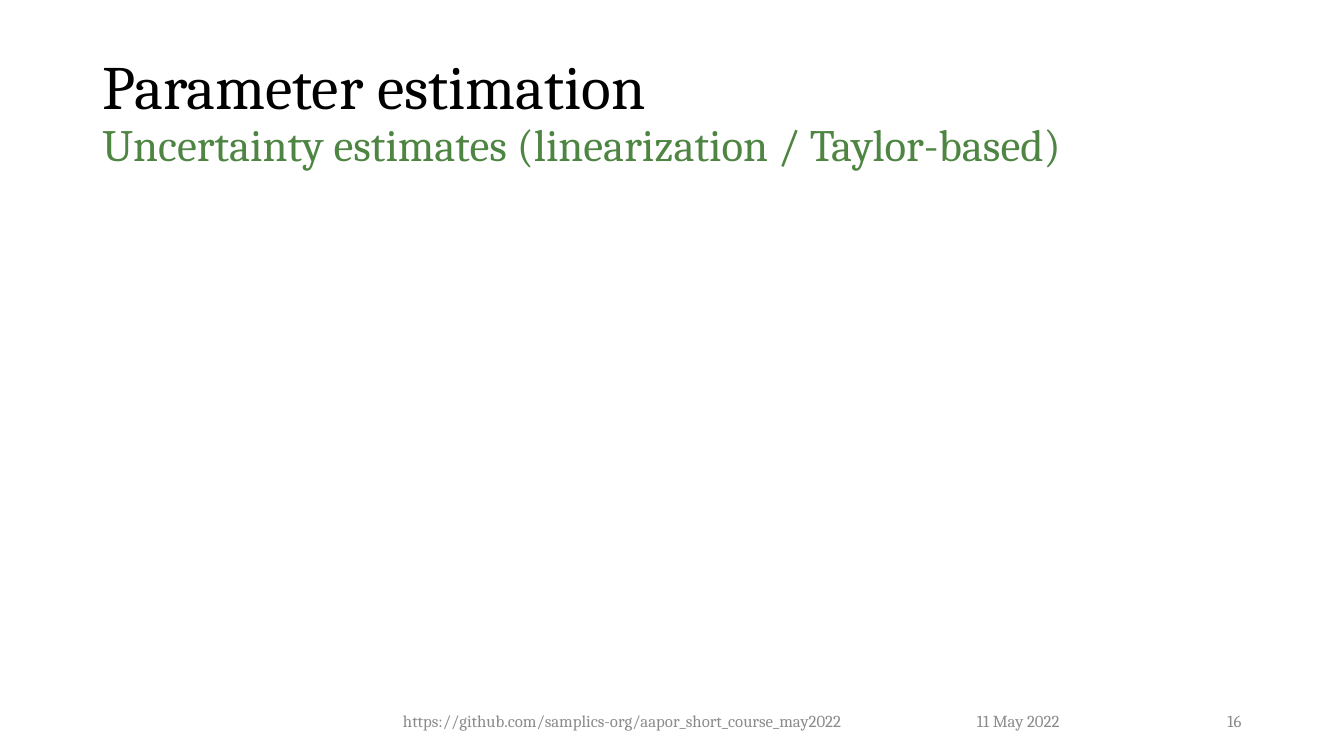
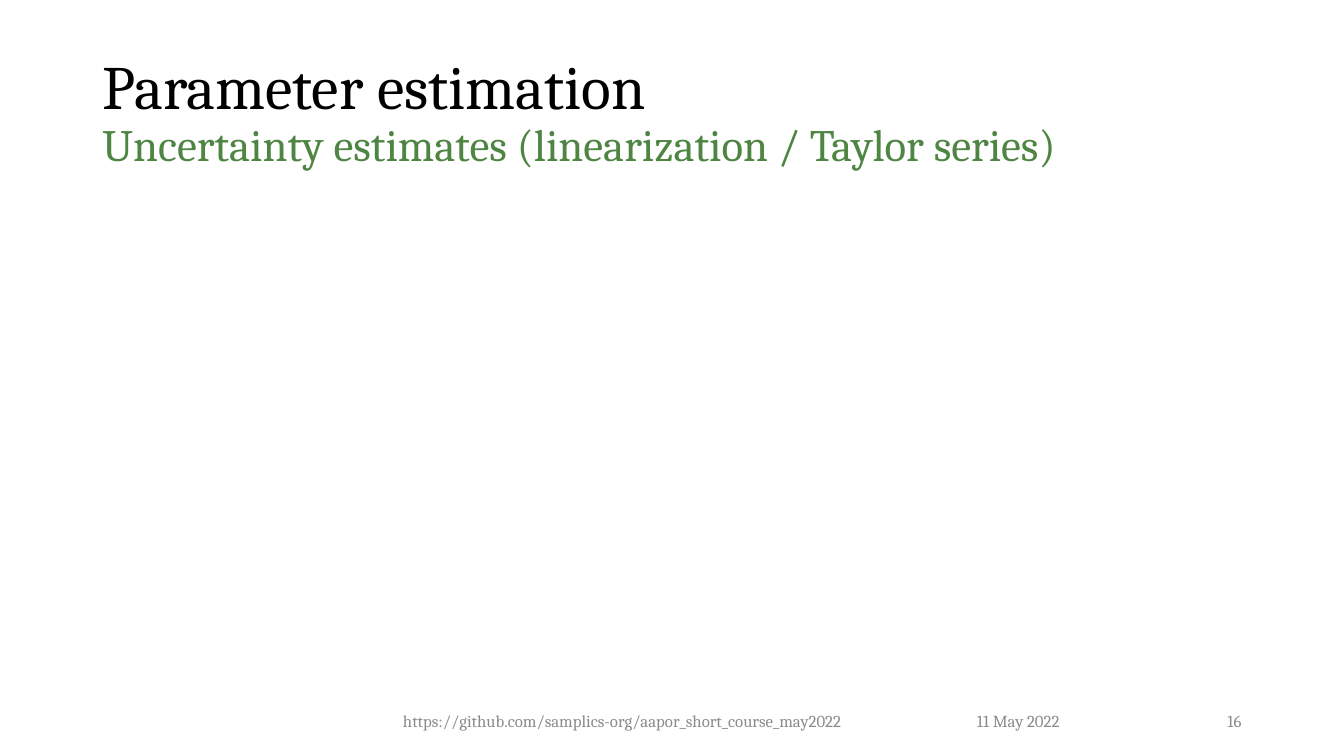
Before and after one commit to dalerhoda/aapor_short_course_may2022, a slide deck: slide 16 of notebooks/4_Introduction_to_Sampling.pptx. Drawn at 1344x756 pixels with LibreOffice and Linux fonts; fonts in the diff are those of the drawing; grey boxes stand for pictures; background and template pictures are left out. Boxes give left, top, right and bottom in pixels: in the first picture for what was removed or moved away, otherwise in the second. Text is boxed around its words. In the diff, an @@ line names an element or a change of style, - is before the commit and + after.

```diff
--- a/notebooks/4_Introduction_to_Sampling.pptx
+++ b/notebooks/4_Introduction_to_Sampling.pptx
@@ title at (102,68,1056,171): text changed @@
-Parameter estimation
-Uncertainty estimates (linearization / Taylor-based)
+Parameter estimation
+Uncertainty estimates (linearization / Taylor series)
```
Also in this commit, not shown: 4 slides added, 11 other files.
